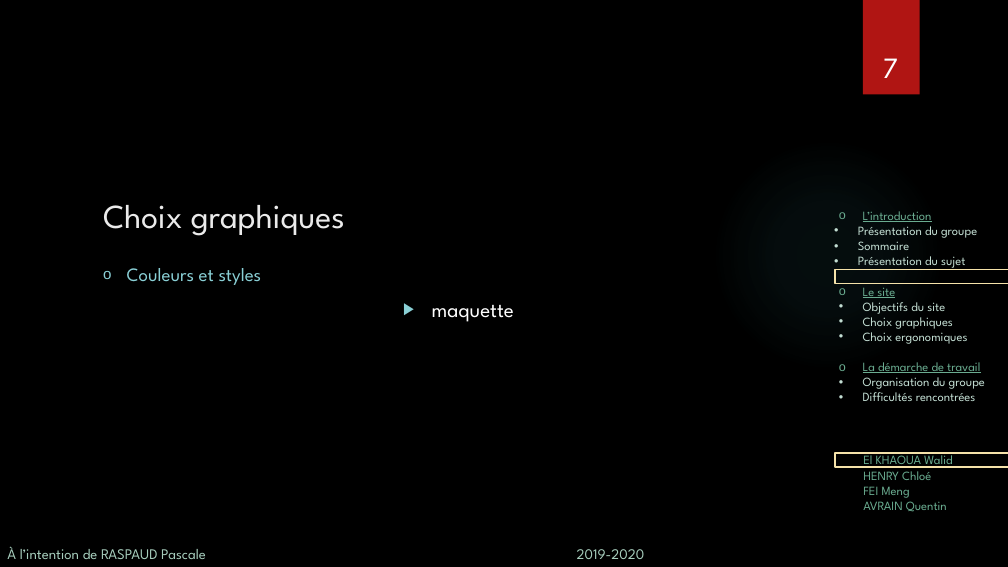
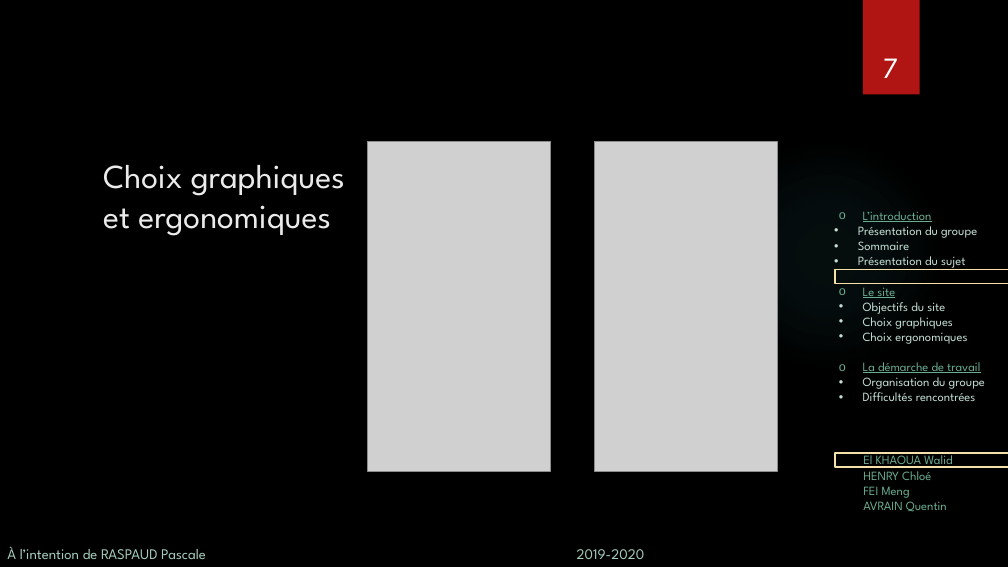
Before and after one commit to wldl/ptut, a slide deck: slide 7 of soutenance/Soutenance.pptx. Drawn at 1008x567 pixels with LibreOffice and Linux fonts; fonts in the diff are those of the drawing; grey boxes stand for pictures; background and template pictures are left out. Boxes give left, top, right and bottom in pixels: in the first picture for what was removed or moved away, otherwise in the second. Text is boxed around its words. In the diff, an @@ line names an element or a change of style, - is before the commit and + after.

```diff
--- a/soutenance/Soutenance.pptx
+++ b/soutenance/Soutenance.pptx
@@ picture added at [368, 141, 551, 471] @@
@@ picture added at [594, 141, 777, 471] @@
@@ title at [103, 165, 345, 236]: text changed @@
-Choix graphiques
+Choix graphiques et ergonomiques
@@ text removed at [127, 268, 262, 285] @@
-o Couleurs et styles
@@ text removed at [432, 305, 514, 322] @@
-▶ maquette
```
Also in this commit, not shown: 3 other slides changed, 1 slide added, 2 slides removed, 4 other files.
